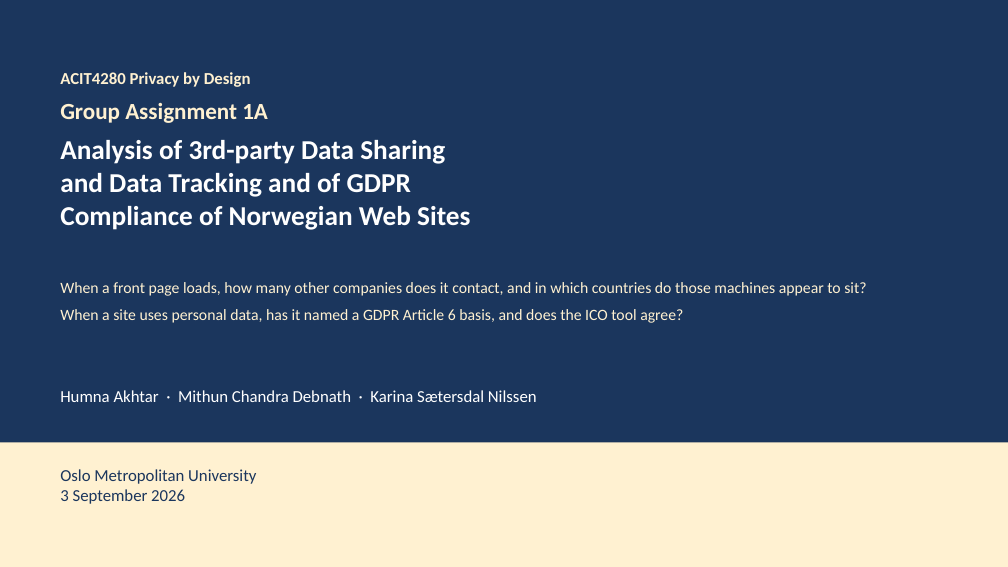
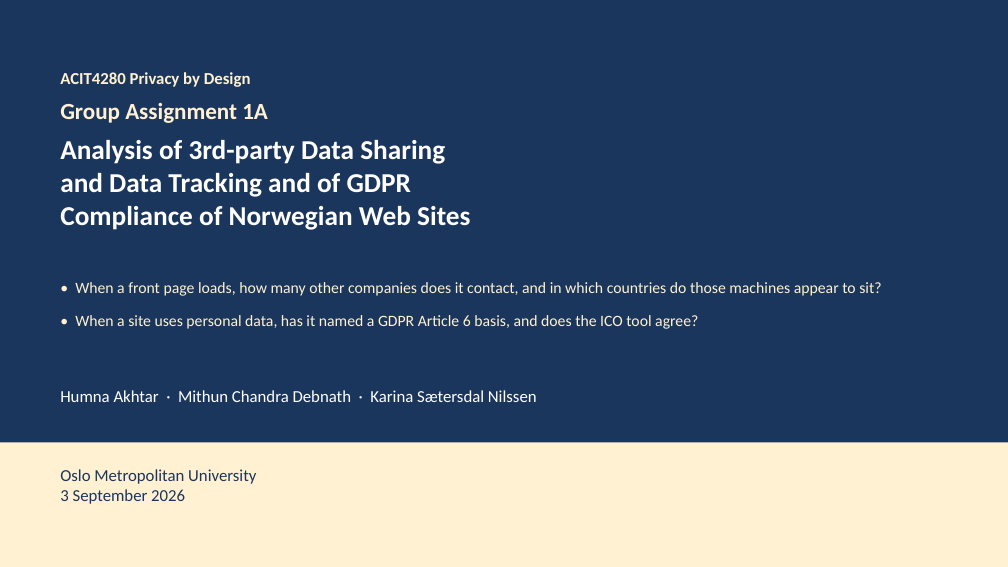
Before and after one commit to kasa031/Bacheloroppgave, a slide deck: slide 1 of ACIT4280_1A_presentation.pptx. Drawn at 1008x567 pixels with LibreOffice and Linux fonts; fonts in the diff are those of the drawing. Boxes give left, top, right and bottom in pixels: in the first picture for what was removed or moved away, otherwise in the second. Text is boxed around its words. In the diff, an @@ line names an element or a change of style, - is before the commit and + after.

```diff
--- a/ACIT4280_1A_presentation.pptx
+++ b/ACIT4280_1A_presentation.pptx
@@ text at [75,282,881,329]: text changed @@
-When a front page loads, how many other companies does it contact, and in which countries do those machines appear to sit?
-When a site uses personal data, has it named a GDPR Article 6 basis, and does the ICO tool agree?
+• When a front page loads, how many other companies does it contact, and in which countries do those machines appear to sit?
+• When a site uses personal data, has it named a GDPR Article 6 basis, and does the ICO tool agree?
```
Also in this commit, not shown: 4 other files.
